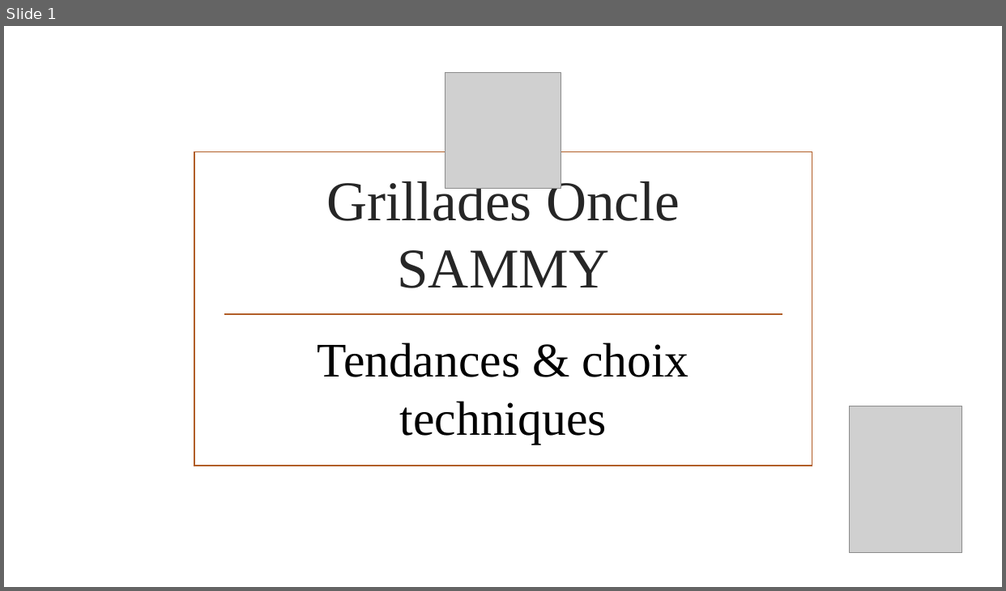
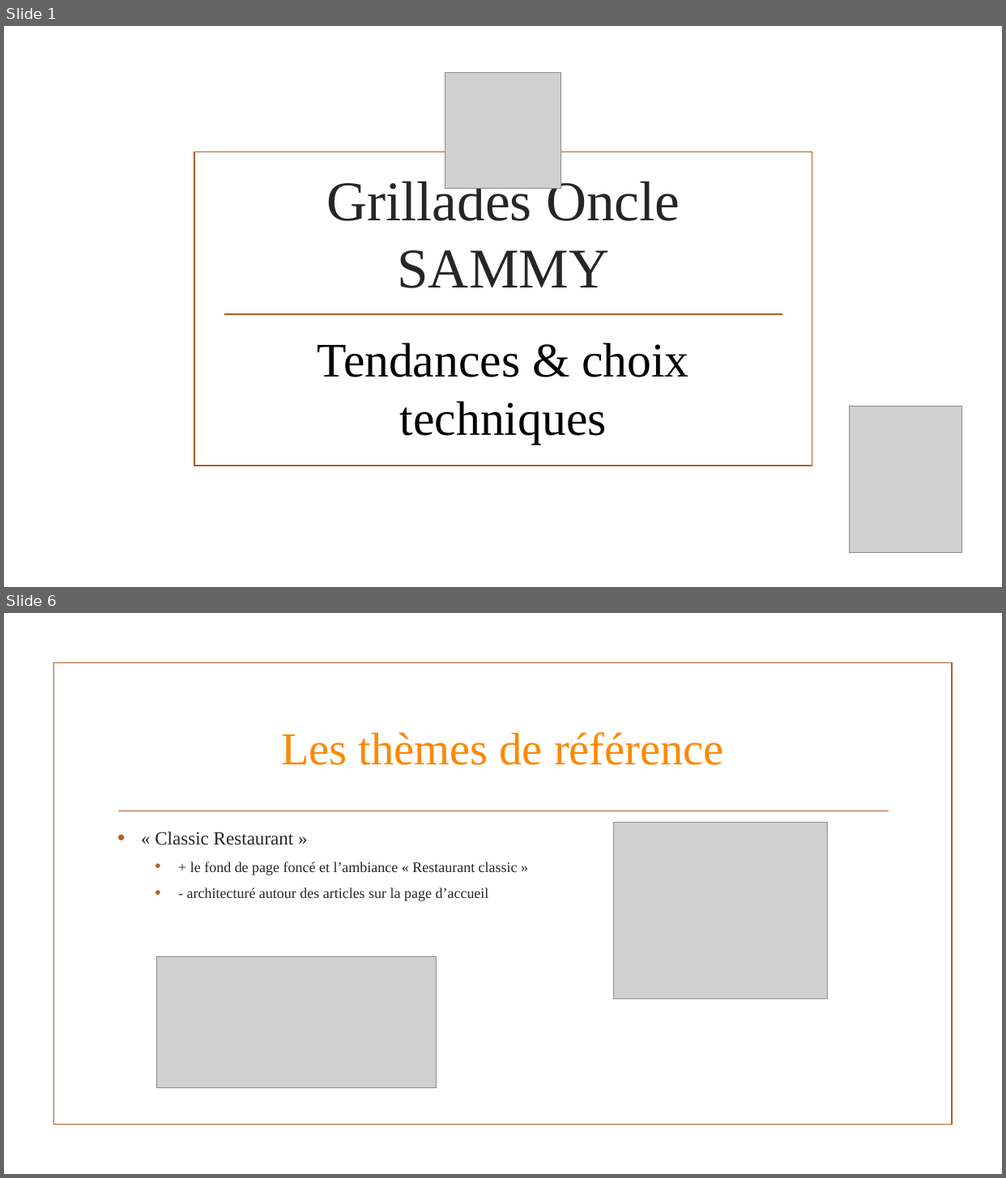
Before and after one commit to DebrayM/Oncle-Sammy, a slide deck: Grillades Oncle SAMMY site vitrine.pptx. Shown one above the other, each under a label of ours: slide 1 before the commit, slides 1 and 6 after it; the slides between them are not shown. The pictures are 1006x591 and 1006x1178 pixels, drawn with LibreOffice and Linux fonts; fonts in the diff are those of the drawing; grey boxes stand for pictures; background and template pictures are left out. Boxes give left, top, right and bottom in pixels: in the first picture for what was removed or moved away, otherwise in the second. Text is boxed around its words. In the diff, an @@ line names an element or a change of style, - is before the commit and + after.

```diff
--- a/Grillades Oncle SAMMY site vitrine.pptx
+++ b/Grillades Oncle SAMMY site vitrine.pptx
@@ slide 6 added at bbox=[4, 613, 1002, 1174], background picture (left out) @@
@@ rectangle added at bbox=[53, 663, 952, 1125], outline #B15E28 1.25 pt @@
@@ title added at bbox=[281, 732, 724, 765], 44 pt, text #FE8800 @@
+Les thèmes de référence
@@ line added from (118, 811) to (889, 811), #B15E28 1.25 pt @@
@@ picture added at bbox=[614, 823, 828, 999] @@
@@ text added at bbox=[155, 832, 518, 901], 14 pt, text #262626 @@
+• « Classic Restaurant »
+  • + le fond de page foncé et l’ambiance « Restaurant classic »
+  • - architecturé autour des articles sur la page d’accueil
@@ picture added at bbox=[157, 956, 436, 1088] @@
```
Also in this commit, not shown: 6 slides changed, 2 other slides added, 1 slide removed, 2 other files.
